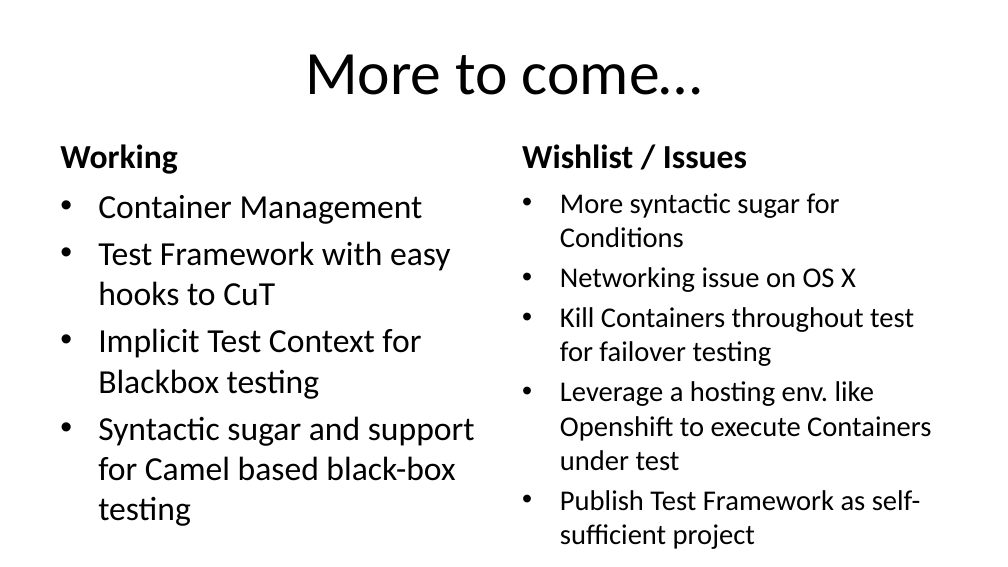
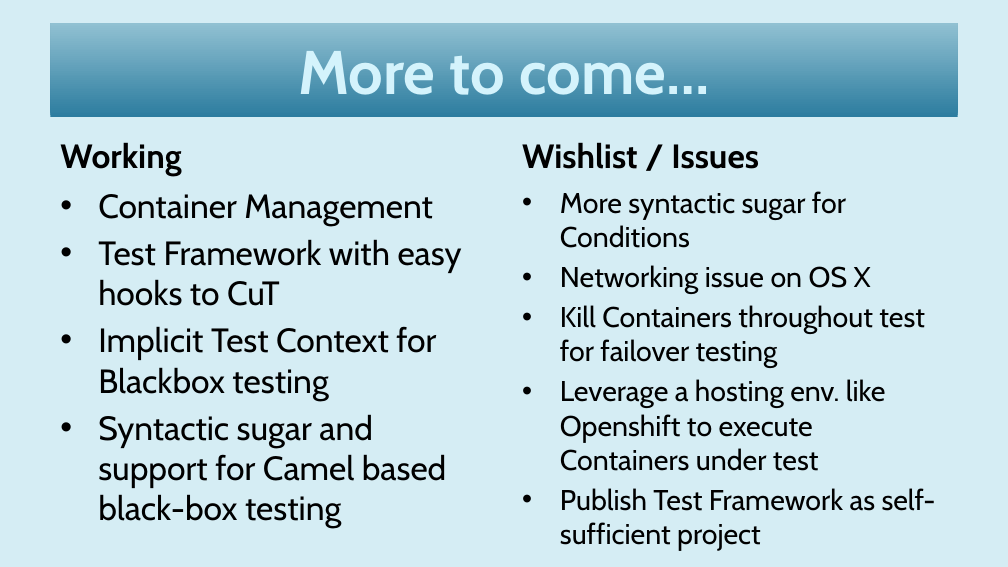
Before and after one commit to woq-blended/woq.github.io, a slide deck: slide 29 of media/IntegrationTesting.pptx (slide 28 before the commit). Drawn at 1008x567 pixels with LibreOffice and Linux fonts; fonts in the diff are those of the drawing. Boxes give left, top, right and bottom in pixels: in the first picture for what was removed or moved away, otherwise in the second. Text is boxed around its words. In the diff, an @@ line names an element or a change of style, - is before the commit and + after.

Commit message:
Working on Integration test presentation.

```diff
--- a/media/IntegrationTesting.pptx
+++ b/media/IntegrationTesting.pptx
@@ background #FFFFFF to #D5EDF4 @@
@@ title "More to come…": place and size @@
-title "More to come…" at [305, 54, 702, 95]
+title "More to come…" at [50, 23, 958, 118]
@@ title "More to come…" at [50, 23, 958, 118]: font Calibri to Cabin, text colour #000000 to #D5F4FD, letter outline none to #002144 1 pt, bold on; fill none to gradient #2C7C9F to #91C1D2 @@
@@ font Calibri to Cabin in 4 elements at [60, 142, 181, 176], [98, 194, 462, 528], [522, 142, 759, 169], [560, 191, 936, 511] @@
```
Also in this commit, not shown: 24 other slides changed, 5 slides added, 3 slides removed, 3 other files.
